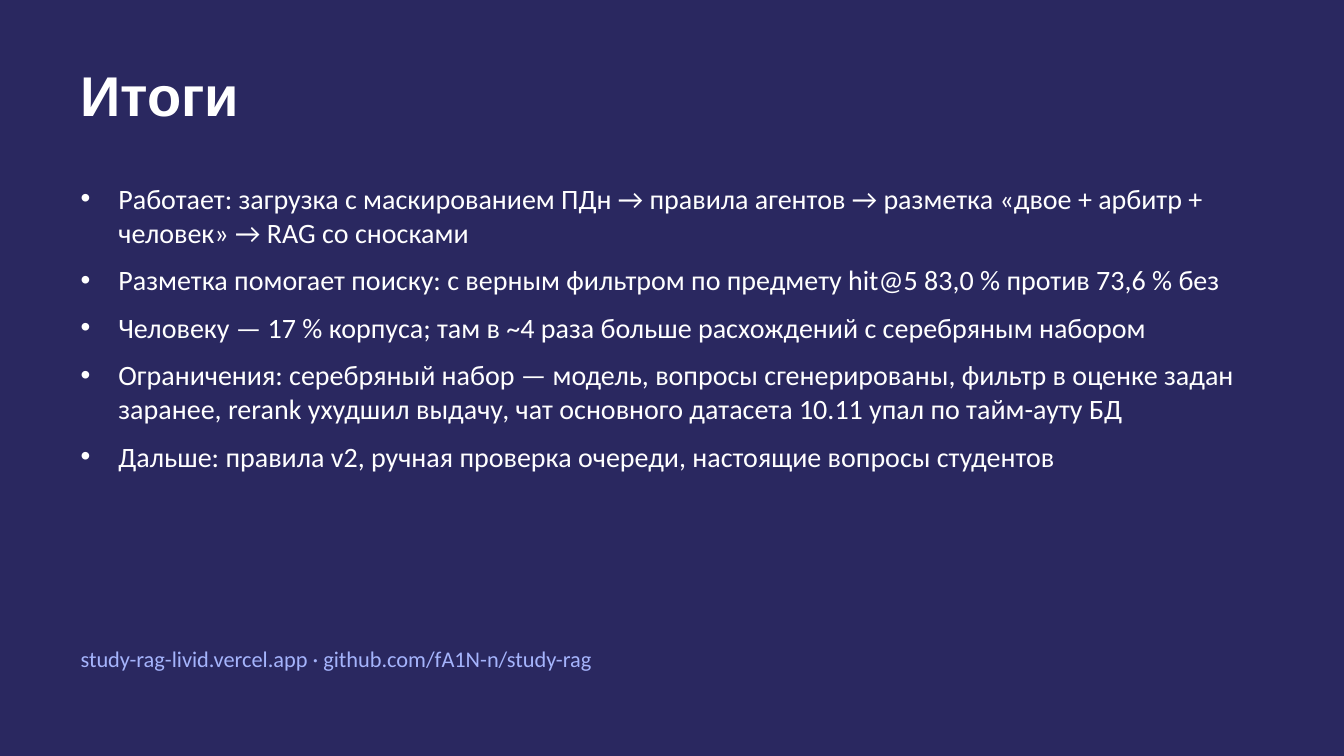
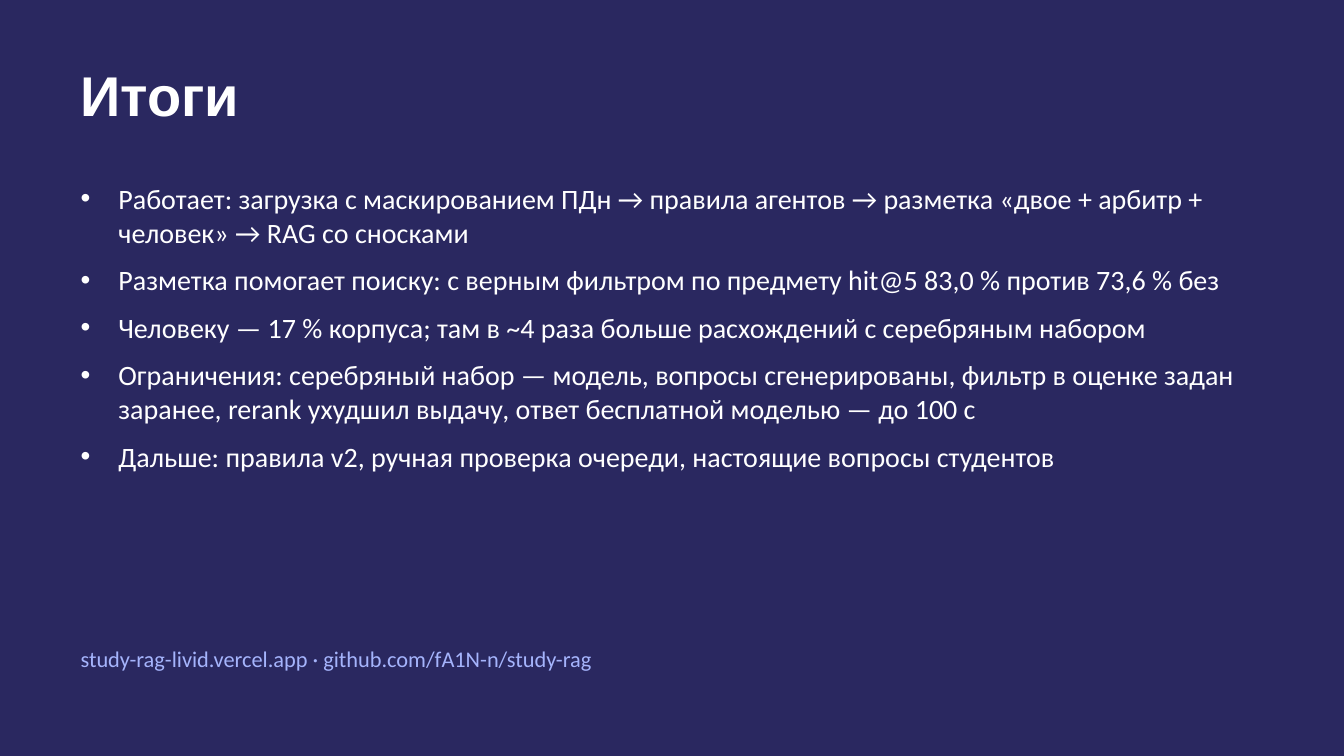
Before and after one commit to fA1N-n/study-rag, a slide deck: slide 10 of docs/report/Study_RAG_защита.pptx. Drawn at 1344x756 pixels with LibreOffice and Linux fonts; fonts in the diff are those of the drawing. Boxes give left, top, right and bottom in pixels: in the first picture for what was removed or moved away, otherwise in the second. Text is boxed around its words. In the diff, an @@ line names an element or a change of style, - is before the commit and + after.

```diff
--- a/docs/report/Study_RAG_защита.pptx
+++ b/docs/report/Study_RAG_защита.pptx
@@ text at <box>118,366,1233,424</box>: text changed @@
-• Ограничения: серебряный набор — модель, вопросы сгенерированы, фильтр в оценке задан заранее, rerank ухудшил выдачу, чат основного датасета 10.11 упал по тайм-ауту БД
+• Ограничения: серебряный набор — модель, вопросы сгенерированы, фильтр в оценке задан заранее, rerank ухудшил выдачу, ответ бесплатной моделью — до 100 с
```
Also in this commit, not shown: 2 other slides changed, 3 other files.
